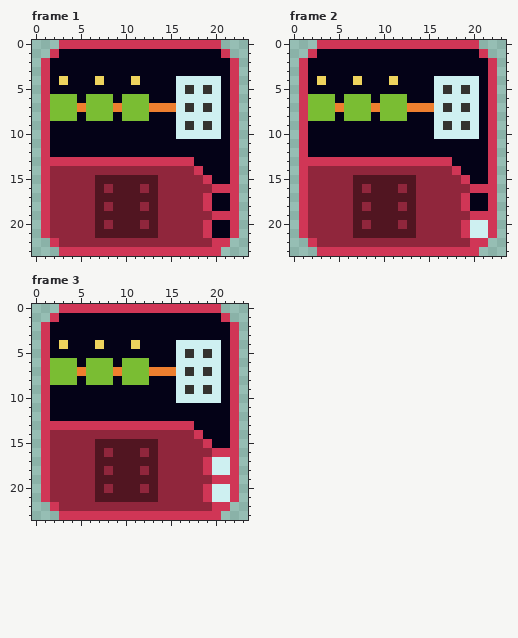
Two versions of one pixel-art file, Art/Textures/Tiles/RedTiles/relay_terminal.aseprite. The picture above is the old version.
24x24 pixels, 3 frames. Shown: frame 1, frame 2, frame 3.
The same view after the edit:
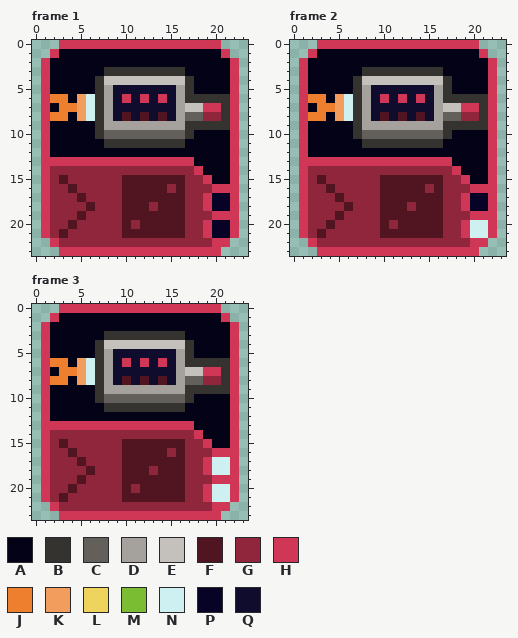
Palette (. is transparent): A #040217  B #343330  C #63605c  D #a5a29d  E #c4c1bc  F #511521  G #90263c  H #d03656  J #ee7f2f  K #f29c5d  L #eed35d  M #7abd33  N #cef0f1  P #070326  Q #0f0c2e
Diff:
Changed rows in their new state; - is an unchanged pixel.
Frame 1:
first column x 2:
 3 ------BBBBBBBBB-----
 4 -A---BEEEEEEEEEBAAA-
 5 -----BDQQQQQQQD-AAA-
 6 JJAKNBDQHQHQHQDBBBBB
 7 AJJKNBDQQQQQQQDEEHHB
 8 JJAKNBDQFQFQFQDCCGGB
 9 -----BDDDDDDDDD-B-BB
10 -----BCCCCCCCCCBAAA-
11 ------BBBBBBBBB-----
first column x 3:
15 F---GGG----FFF-----
16 -F--G-G--F-F-F-----
17 --F-GGG----FFF---PP
18 ---FG-G--FGFFF---PP
19 --F-GGG----FFF-----
20 -F--G-G-GF-FFF---PP
21 F---GGG----FFF---PP
Frame 2:
first column x 2:
 3 ------BBBBBBBBB-----
 4 -A---BEEEEEEEEEBAAA-
 5 -----BDQQQQQQQD-AAA-
 6 JJAKNBDQHQHQHQDBBBBB
 7 AJJKNBDQQQQQQQDEEHHB
 8 JJAKNBDQFQFQFQDCCGGB
 9 -----BDDDDDDDDD-B-BB
10 -----BCCCCCCCCCBAAA-
11 ------BBBBBBBBB-----
first column x 3:
15 F---GGG----FFF-----
16 -F--G-G--F-F-F-----
17 --F-GGG----FFF---PP
18 ---FG-G--FGFFF---PP
19 --F-GGG----FFF-----
20 -F--G-G-GF-FFF-----
21 F---GGG----FFF-----
Frame 3:
first column x 2:
 3 ------BBBBBBBBB-----
 4 -A---BEEEEEEEEEBAAA-
 5 -----BDQQQQQQQD-AAA-
 6 JJAKNBDQHQHQHQDBBBBB
 7 AJJKNBDQQQQQQQDEEHHB
 8 JJAKNBDQFQFQFQDCCGGB
 9 -----BDDDDDDDDD-B-BB
10 -----BCCCCCCCCCBAAA-
11 ------BBBBBBBBB-----
first column x 3:
15 F---GGG----FFF
16 -F--G-G--F-F-F
17 --F-GGG----FFF
18 ---FG-G--FGFFF
19 --F-GGG----FFF
20 -F--G-G-GF-FFF
21 F---GGG----FFF
Changed places in both pictures, as pixel boxes (x1, y1, x2, y2):
changed: (50, 67, 230, 148)
changed: (59, 175, 230, 238)
changed: (308, 67, 488, 148)
changed: (317, 175, 488, 238)
changed: (50, 331, 230, 412)
changed: (59, 439, 185, 502)
